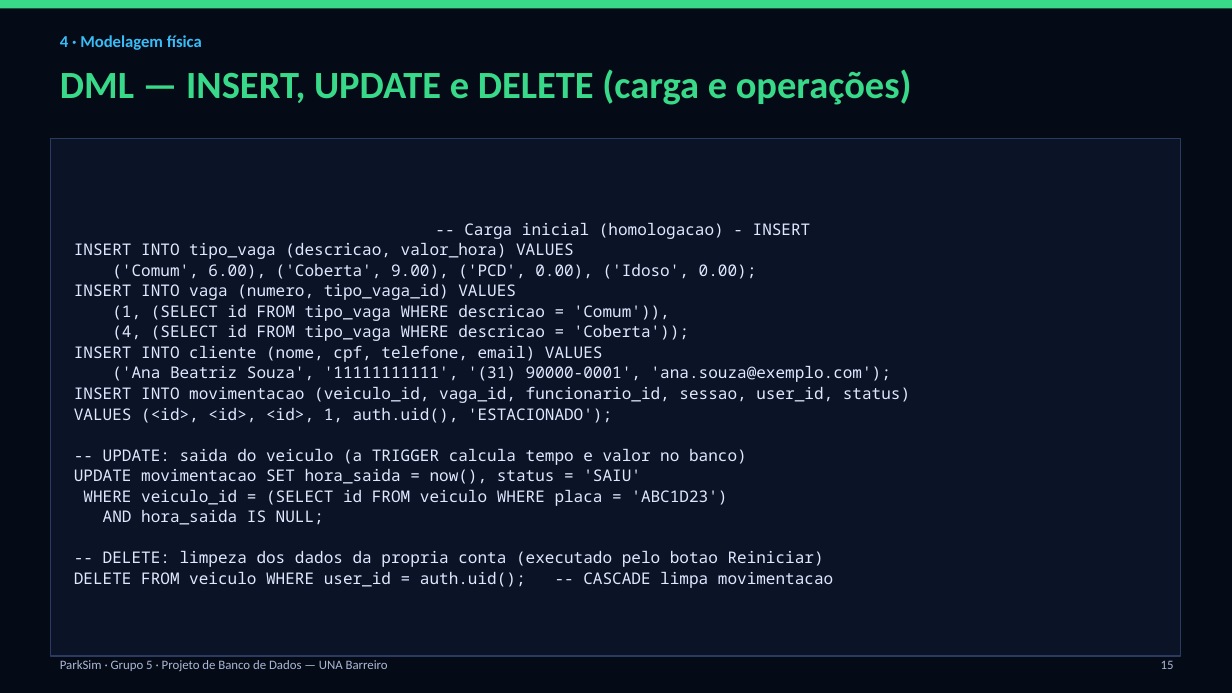
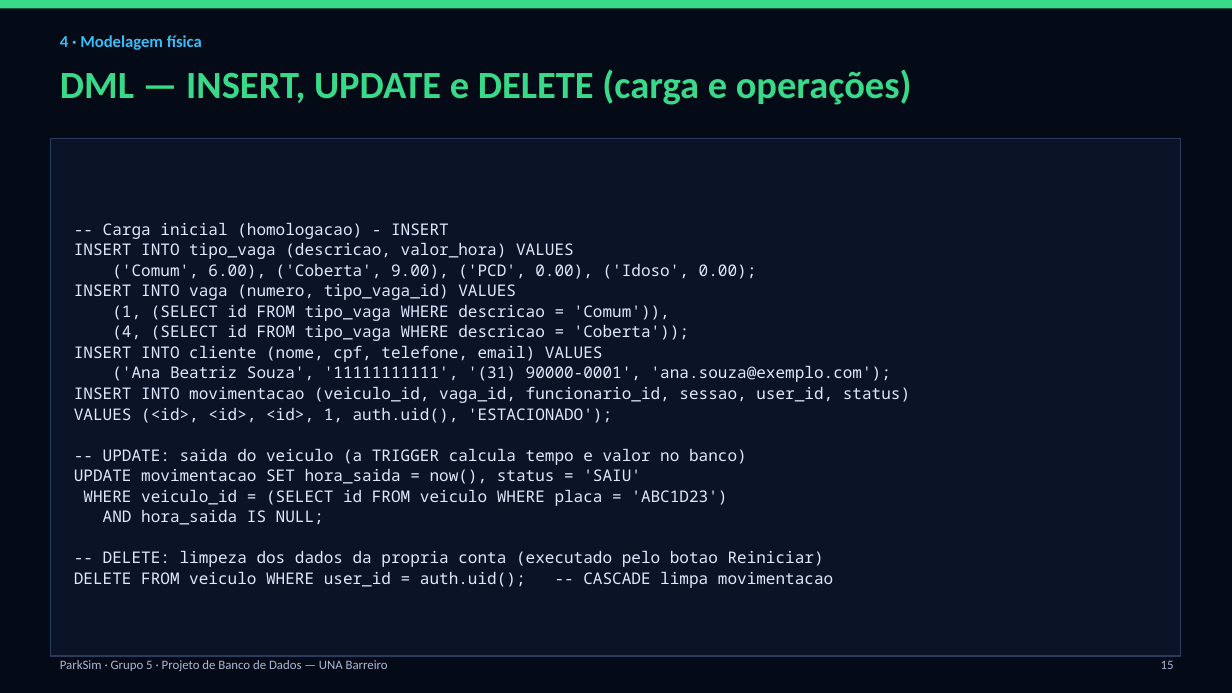
Before and after one commit to Lebot007/a3controlecarros, a slide deck: slide 15 of entrega/ParkSim_A3_Apresentacao.pptx. Drawn at 1232x693 pixels with LibreOffice and Linux fonts; fonts in the diff are those of the drawing. Boxes give left, top, right and bottom in pixels: in the first picture for what was removed or moved away, otherwise in the second. Text is boxed around its words. In the diff, an @@ line names an element or a change of style, - is before the commit and + after.

Commit message:
Corrige layout da apresentacao (overflow e alinhamento)
- slide 14: bloco de codigo DDL nao cabia na caixa e invadia o rodape/roda
  da pagina: fonte ajustada para 10,5pt, caixa redimensionada acima do
  rodape e normAutofit como rede de seguranca;
- slides 11, 14, 15, 16 e 17: primeira linha dos blocos de codigo estava
  centrada (algn=ctr) e quebrava o alinhamento monoespacado;
- slide 22: tabela de encerramento tinha uma coluna vazia no meio;
  removida, ficando Integrante | RA.

```diff
--- a/entrega/ParkSim_A3_Apresentacao.pptx
+++ b/entrega/ParkSim_A3_Apresentacao.pptx
@@ text in rectangle at box(103, 223, 449, 239): alignment centre to left @@
```
Also in this commit, not shown: 5 other slides changed.
